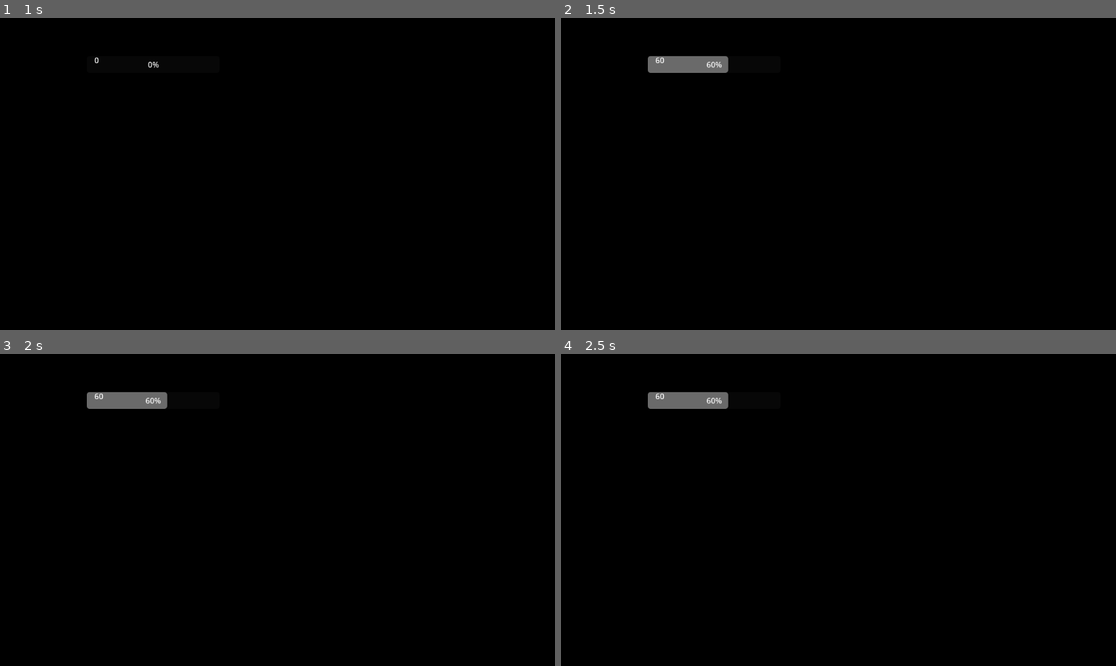
Above: before the commit, frames 1-4 (two rows, left to right).
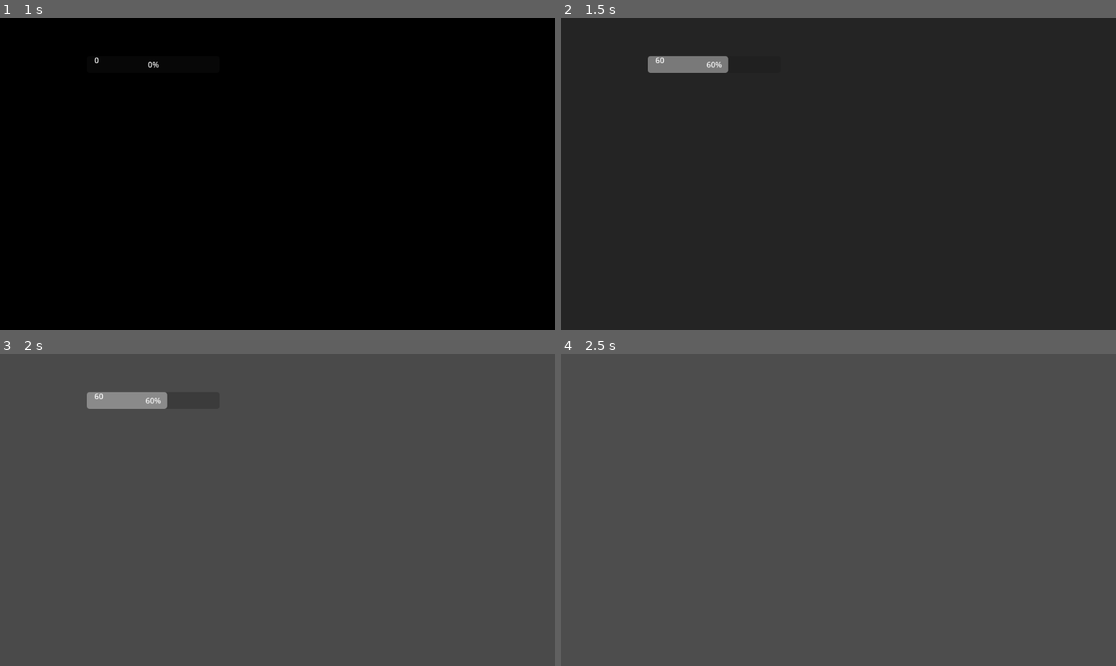
Above: after the commit, the same moments.

Repository: Gablinski/Foren
Game: Godot game, scene res://boot.tscn
The game is run twice, just before and just after one commit, with the same random seed, the same clock (stepped at 60 frames per second) and the same inputs. The engine's default icon, where the game draws it, is replaced by a stand-in: a white triangle on a blue panel in a dark square.
Inputs (mouse positions are in pixels of both pictures, inside the frame that each line leads up to):
- Up to frame 1 (1 s): tap Enter at 0.5 s; move the mouse to (399, 158) at 0.52 s; hold D (move_right) from 0.53 s (still down); tap Q (dash) at 0.6 s; tap Space (jump) at 0.77 s
- Up to frame 2 (1.5 s): move the mouse to (727, 189) at 1.27 s; release D (move_right) at 1.28 s; hold S (move_back) from 1.28 s (still down); tap Q (dash) at 1.35 s
- Up to frame 3 (2 s): keep holding S (move_back); tap Space (jump) at 1.52 s
- Up to frame 4 (2.5 s): move the mouse to (894, 441) at 2.02 s; release S (move_back) at 2.03 s; hold D (move_right) from 2.03 s (still down); tap Q (dash) at 2.1 s

Frame 1 is identical in both runs. In frame 2, 99% of the frame differs, in the area x 0-100%, y 0-100%; in frame 3, 100%; in frame 4, 100%.

Commit message:
changes - xxxtentacion

Diff:
--- /dev/null
+++ b/credits.gd
@@ -0,0 +1,12 @@
+extends CanvasLayer
+
+@export var animation_player : AnimationPlayer
+@export var display_duration : float = 2.0
+
+func _ready() -> void:
+	animation_player.play("FadeIn")
+	await animation_player.animation_finished
+	await get_tree().create_timer(display_duration).timeout
+	animation_player.play("FadeOut")
+	await animation_player.animation_finished
+	SceneLoader.load_scene("res://main_menu.tscn", "long")
--- a/credits.tscn
+++ b/credits.tscn
@@ -1,4 +1,6 @@
 [gd_scene format=3 uid="uid://bqyygian1tr64"]
+
+[ext_resource type="Script" uid="uid://oarvirlkyji" path="res://credits.gd" id="1_nm7lk"]
 
 [sub_resource type="Animation" id="Animation_t5rx0"]
 resource_name = "FadeIn"
@@ -52,7 +54,10 @@
 &"RESET": SubResource("Animation_nm7lk")
 }
 
-[node name="Credits" type="CanvasLayer" unique_id=1241258299]
+[node name="Credits" type="CanvasLayer" unique_id=1241258299 node_paths=PackedStringArray("animation_player")]
+layer = 10
+script = ExtResource("1_nm7lk")
+animation_player = NodePath("AnimationPlayer")
 
 [node name="TextureRect" type="TextureRect" parent="." unique_id=907164369]
 anchors_preset = 15
--- a/loading_screen_long.tscn
+++ b/loading_screen_long.tscn
@@ -21,7 +21,7 @@
 }
 
 [sub_resource type="Animation" id="Animation_04of0"]
-resource_name = "transition"
+resource_name = "Transition"
 tracks/0/type = "value"
 tracks/0/imported = false
 tracks/0/enabled = true
@@ -38,10 +38,11 @@
 [sub_resource type="AnimationLibrary" id="AnimationLibrary_rtiki"]
 _data = {
 &"RESET": SubResource("Animation_8ryub"),
-&"transition": SubResource("Animation_04of0")
+&"Transition": SubResource("Animation_04of0")
 }
 
 [node name="LoadingScreenLong" type="CanvasLayer" unique_id=1772059870 node_paths=PackedStringArray("animation_player", "progress_bar", "percentage_label")]
+layer = 10
 script = ExtResource("1_ia1sv")
 animation_player = NodePath("AnimationPlayer")
 progress_bar = NodePath("ProgressBar")
@@ -58,7 +59,7 @@
 
 [node name="AnimationPlayer" type="AnimationPlayer" parent="." unique_id=1654182729]
 libraries/ = SubResource("AnimationLibrary_rtiki")
-autoplay = &"transition"
+autoplay = &"Transition"
 
 [node name="ProgressBar" type="ProgressBar" parent="." unique_id=375664643]
 offset_left = 180.0
--- a/loading_screen_short.tscn
+++ b/loading_screen_short.tscn
@@ -21,7 +21,7 @@
 }
 
 [sub_resource type="Animation" id="Animation_k754l"]
-resource_name = "transition"
+resource_name = "Transition"
 length = 0.25
 tracks/0/type = "value"
 tracks/0/imported = false
@@ -39,10 +39,11 @@
 [sub_resource type="AnimationLibrary" id="AnimationLibrary_1sbex"]
 _data = {
 &"RESET": SubResource("Animation_22cjb"),
-&"transition": SubResource("Animation_k754l")
+&"Transition": SubResource("Animation_k754l")
 }
 
 [node name="LoadingScreenShort" type="CanvasLayer" unique_id=866792837 node_paths=PackedStringArray("animation_player")]
+layer = 10
 script = ExtResource("1_rq41v")
 animation_player = NodePath("AnimationPlayer")
 
@@ -57,4 +58,4 @@
 
 [node name="AnimationPlayer" type="AnimationPlayer" parent="." unique_id=426316373]
 libraries/ = SubResource("AnimationLibrary_1sbex")
-autoplay = &"transition"
+autoplay = &"Transition"
--- a/pregame_loading.tscn
+++ b/pregame_loading.tscn
@@ -1,6 +1,7 @@
 [gd_scene format=3 uid="uid://be8yi4hpli7vm"]
 
 [ext_resource type="Script" uid="uid://b5pagse8uf358" path="res://pregame_loading.gd" id="1_tg5gj"]
+[ext_resource type="Texture2D" uid="uid://b7arw6ikw37an" path="res://icon.svg" id="2_28n2m"]
 
 [sub_resource type="StyleBoxFlat" id="StyleBoxFlat_g4v7s"]
 bg_color = Color(0, 0, 0, 1)
@@ -21,7 +22,7 @@
 }
 
 [sub_resource type="Animation" id="Animation_04of0"]
-resource_name = "transition"
+resource_name = "Transition"
 tracks/0/type = "value"
 tracks/0/imported = false
 tracks/0/enabled = true
@@ -38,10 +39,11 @@
 [sub_resource type="AnimationLibrary" id="AnimationLibrary_28n2m"]
 _data = {
 &"RESET": SubResource("Animation_8ryub"),
-&"transition": SubResource("Animation_04of0")
+&"Transition": SubResource("Animation_04of0")
 }
 
 [node name="PregameLoading" type="CanvasLayer" unique_id=1111309115 node_paths=PackedStringArray("animation_player", "progress_bar", "percentage_label", "spinner")]
+layer = 10
 script = ExtResource("1_tg5gj")
 animation_player = NodePath("AnimationPlayer")
 progress_bar = NodePath("ProgressBar")
@@ -59,7 +61,7 @@
 
 [node name="AnimationPlayer" type="AnimationPlayer" parent="." unique_id=1284234270]
 libraries/ = SubResource("AnimationLibrary_28n2m")
-autoplay = &"transition"
+autoplay = &"Transition"
 
 [node name="ProgressBar" type="ProgressBar" parent="." unique_id=1492530378]
 offset_left = 163.0
@@ -70,12 +72,13 @@
 [node name="Label" type="Label" parent="." unique_id=1361687382]
 offset_left = 184.0
 offset_top = 262.0
-offset_right = 260.0
-offset_bottom = 285.0
+offset_right = 255.0
+offset_bottom = 329.0
 text = "LABRL"
 
 [node name="TextureRect" type="TextureRect" parent="." unique_id=357047702]
-offset_left = 95.0
-offset_top = 116.0
-offset_right = 135.0
-offset_bottom = 156.0
+offset_left = 506.0
+offset_top = 239.0
+offset_right = 546.0
+offset_bottom = 279.0
+texture = ExtResource("2_28n2m")
Not shown, changed: Burger_low-poly.glb.import
Not shown, added: credits.gd.uid
Not shown, changed: test.glb.import
